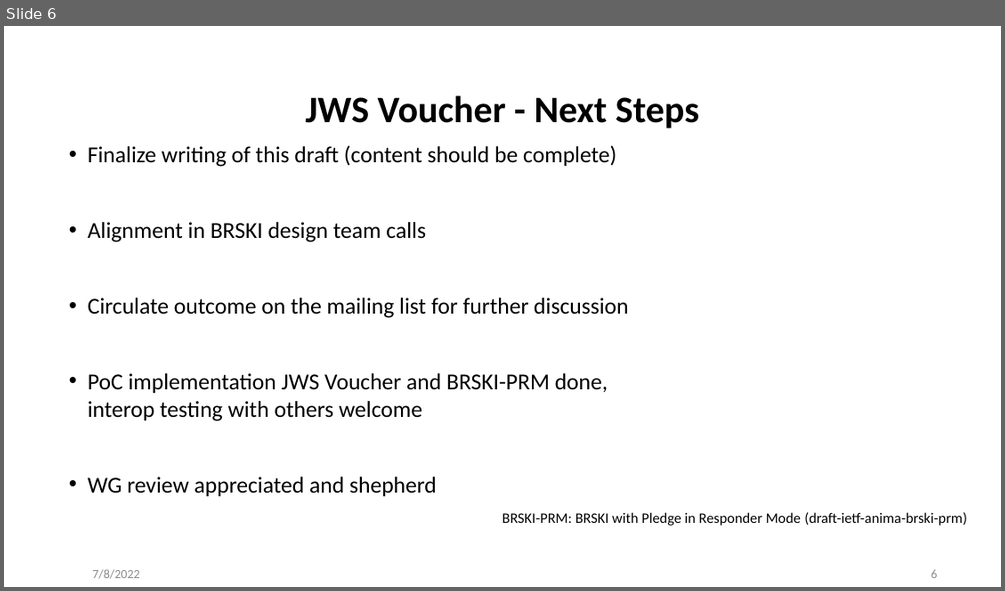
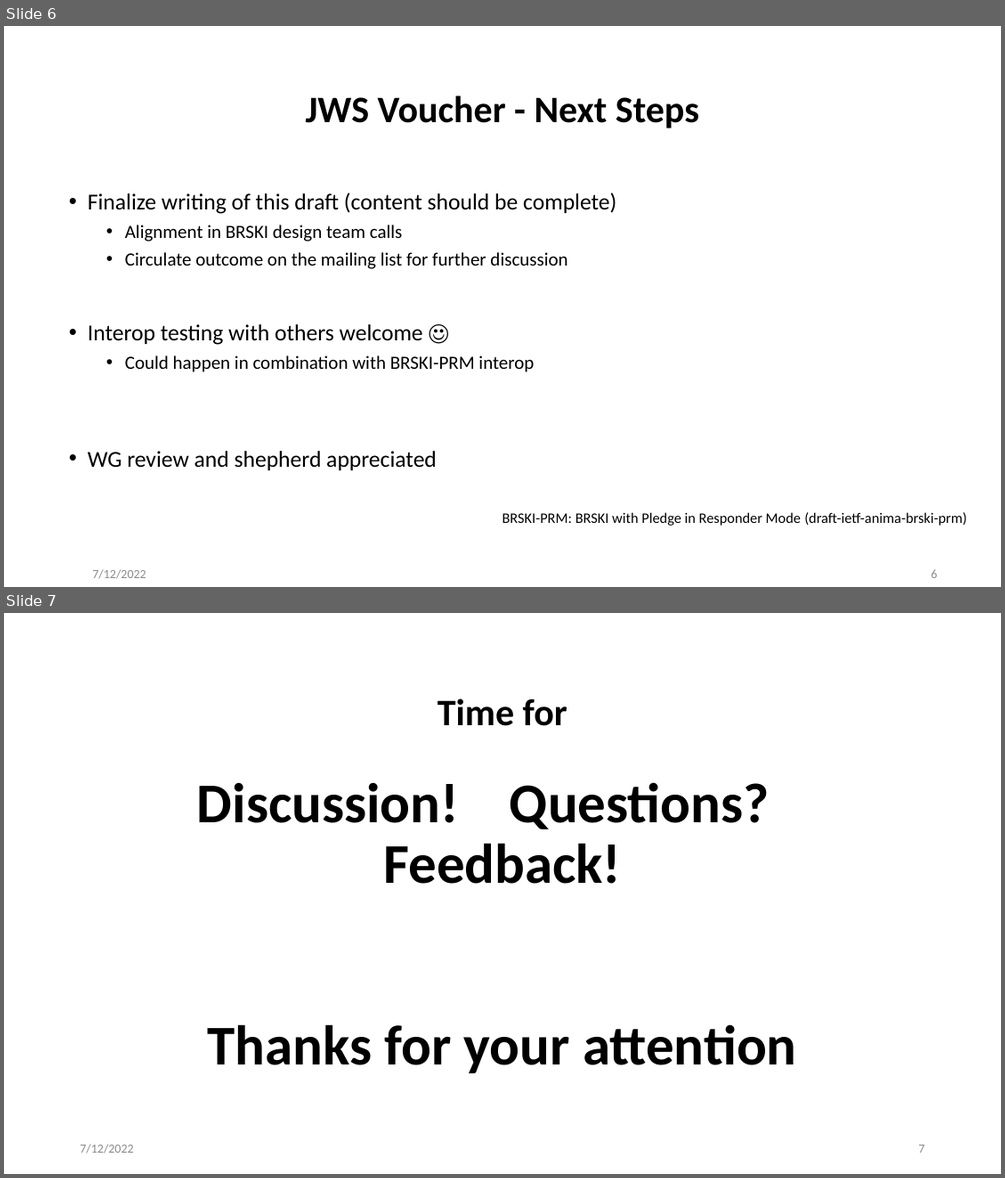
Before and after one commit to anima-wg/anima-jws-voucher, a slide deck: presentations/ietf114-anima-jws-voucher.pptx. Shown one above the other, each under a label of ours: slide 6 before the commit, slides 6 and 7 after it. The pictures are 1005x591 and 1005x1178 pixels, drawn with LibreOffice and Linux fonts; fonts in the diff are those of the drawing. Boxes give left, top, right and bottom in pixels: in the first picture for what was removed or moved away, otherwise in the second. Text is boxed around its words. In the diff, an @@ line names an element or a change of style, - is before the commit and + after.

```diff
--- a/presentations/ietf114-anima-jws-voucher.pptx
+++ b/presentations/ietf114-anima-jws-voucher.pptx
@@ slide 7 added at (4, 613, 1001, 1174), background #FFFFFF @@
@@ title added at (197, 698, 796, 1073), 54 pt, text #000000, bold @@
+Time for
+Discussion! Questions? Feedback!
+Thanks for your attention
@@ text added at (80, 1143, 133, 1153), 12 pt, text #8C8C8C @@
+7/12/2022
@@ page number added at (918, 1144, 924, 1152), 12 pt, text #8C8C8C @@
+7
@@ slide 6 changed as well @@
@@ text "Finalize writing of this draft ...": place and size @@
-text "Finalize writing of this draft ..." at (88, 145, 628, 496)
+text "Finalize writing of this draft ..." at (88, 192, 616, 470)
@@ text at (125, 224, 567, 269): size 22 to 18 pt in "Alignment in BRSKI design team calls", "Circulate outcome on the mailing list for ..."; list level 1 to 2 in "Alignment in BRSKI design team ..."; list level 1 to 2 in "Circulate outcome on the mailing ..." @@
@@ text at (88, 324, 534, 470): text changed @@
-• PoC implementation JWS Voucher and BRSKI-PRM done,
-  interop testing with others welcome
-• WG review appreciated and shepherd
+• Interop testing with others welcome ☺
+  • Could happen in combination with BRSKI-PRM interop
+• WG review and shepherd appreciated
@@ text at (92, 569, 146, 579): text changed @@
-7/8/2022
+7/12/2022
```
Also in this commit, not shown: 6 other slides changed.
